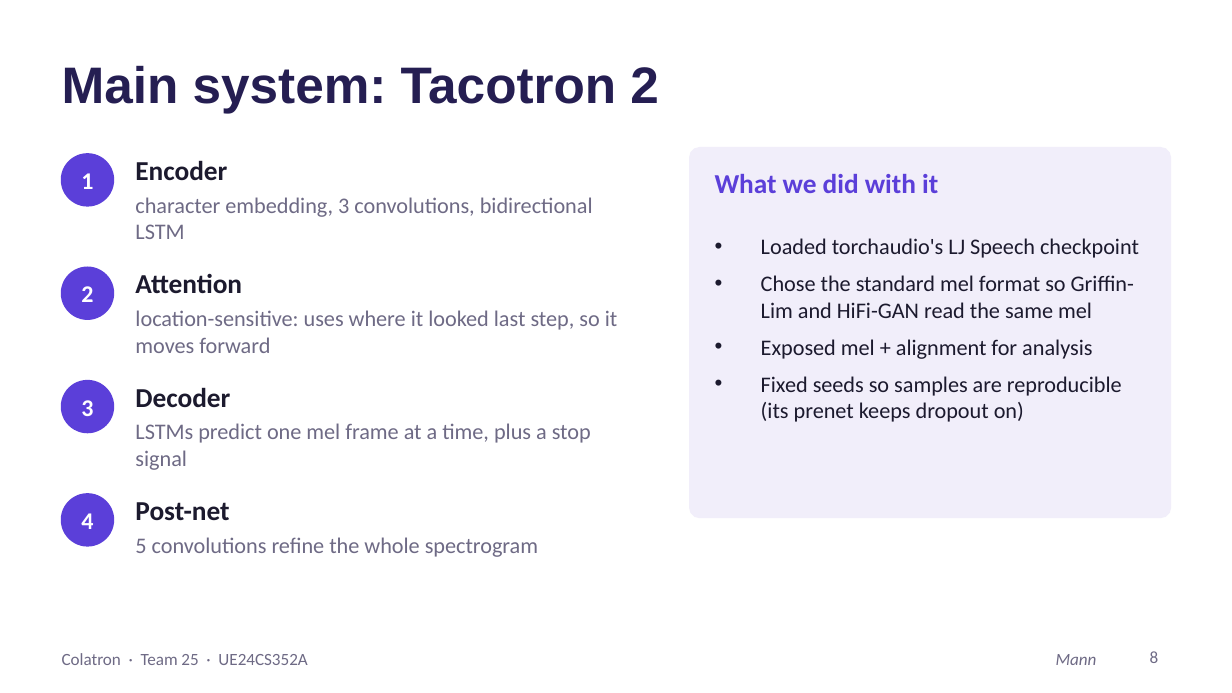
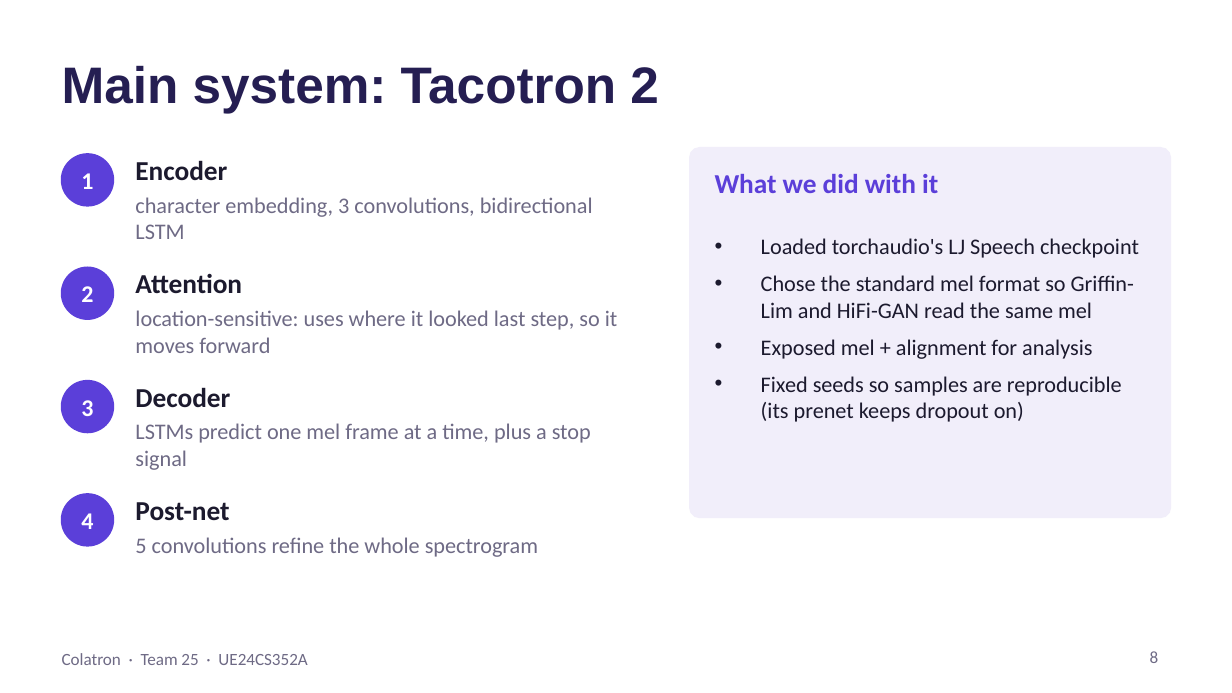
Before and after one commit to Mann0801/colatron-tts, a slide deck: slide 8 of report/Colatron_Slides.pptx. Drawn at 1232x693 pixels with LibreOffice and Linux fonts; fonts in the diff are those of the drawing. Boxes give left, top, right and bottom in pixels: in the first picture for what was removed or moved away, otherwise in the second. Text is boxed around its words. In the diff, an @@ line names an element or a change of style, - is before the commit and + after.

```diff
--- a/report/Colatron_Slides.pptx
+++ b/report/Colatron_Slides.pptx
@@ text removed at [1056,654,1097,665] @@
-Mann
```
Also in this commit, not shown: 6 other slides changed, 1 slide removed, 2 other files.
